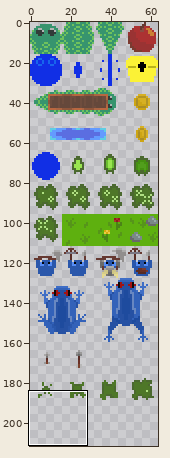
Edited in one commit: sprite sheet (snake-survivors/assets/Sprite-0001.png). The first picture is a wide view before the edit; the outline marks the close-up.
Close-up. First the earlier version:
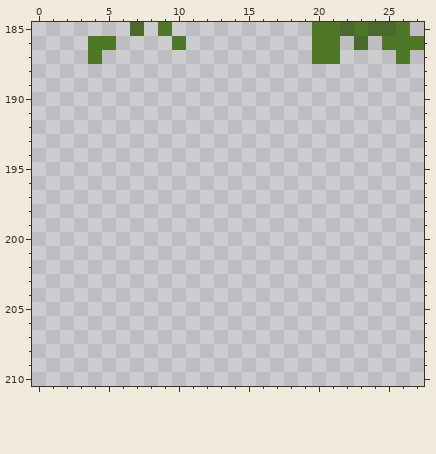
The file is 64x320 pixels. Colours within 5 levels of each other are drawn and written as one. Shown: x 0..27, y 185..210. The wide view leaves out empty margins.
After:
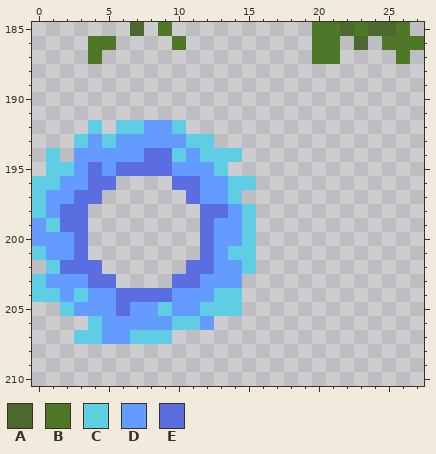
Palette (. is transparent): A #4b692f  B #4e7728  C #5fcde4  D #639bff  E #5b6ee1
Diff:
@@ x 0..17 @@
 191 ..................
-192 ..................
-193 ..................
-194 ..................
-195 ..................
-196 ..................
-197 ..................
-198 ..................
-199 ..................
-200 ..................
-201 ..................
-202 ..................
-203 ..................
-204 ..................
-205 ..................
-206 ..................
-207 ..................
+192 ....C.CCDDC.......
+193 ...CDCDDDDDCC.....
+194 .C.DDDDDEECDCCC...
+195 .CCDEDEEEEDDDC....
+196 CCDDEE....EEDDCC..
+197 CDDEE......EDDC...
+198 CDEE........EEDC..
+199 DCEE........EDDC..
+200 DDDE........EDDC..
+201 CDDE........EDCC..
+202 .CEEE......EEDDC..
+203 CDDDEE....EEDDD...
+204 CCDCDDEEEEDDDCC...
+205 ..CDDDEDDCDDCCC...
+206 ....CDDDDDCCD.....
+207 ...CCDDCCC........
 208 ..................
